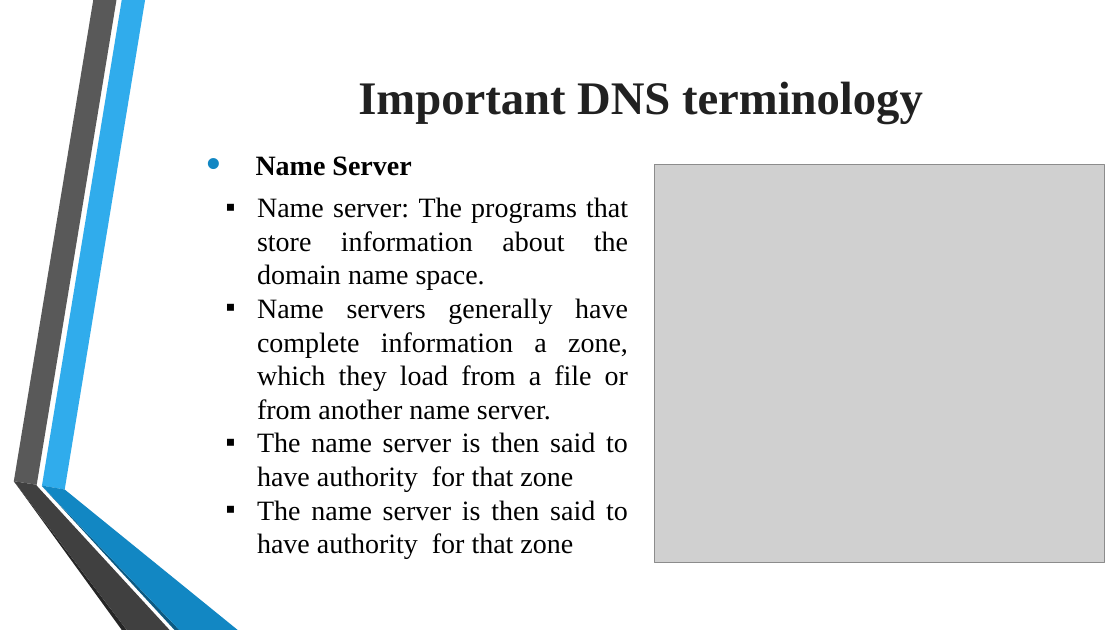
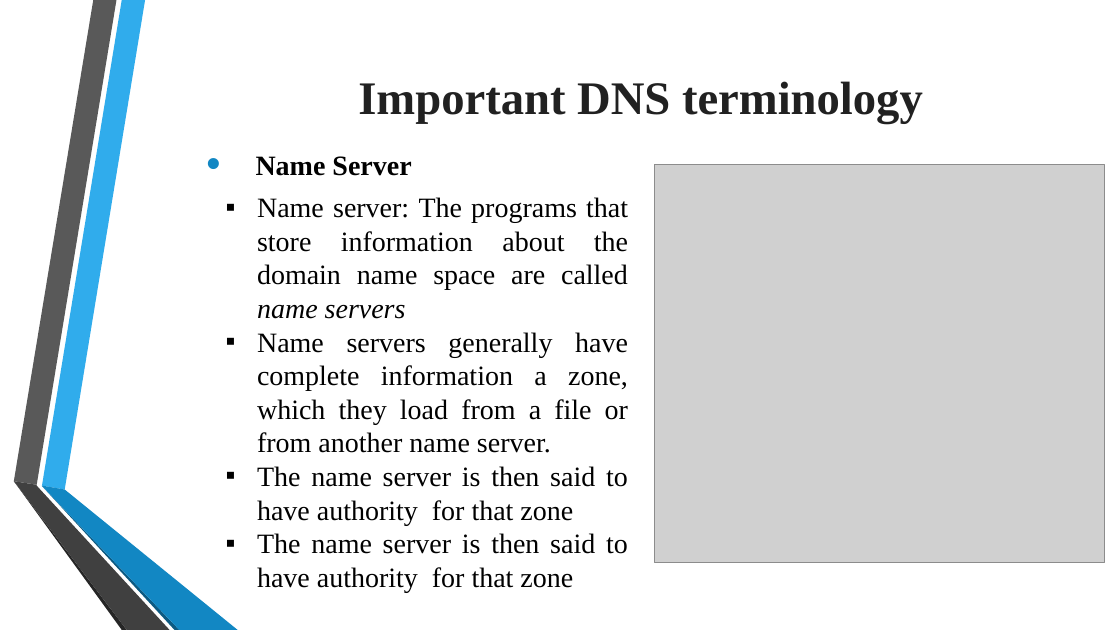
Before and after one commit to tiendatdk3493/Tai_Lieu, a slide deck: slide 9 of Domain Name System (DNS).pptx. Drawn at 1120x630 pixels with LibreOffice and Linux fonts; fonts in the diff are those of the drawing; grey boxes stand for pictures; background and template pictures are left out. Boxes give left, top, right and bottom in pixels: in the first picture for what was removed or moved away, otherwise in the second. Text is boxed around its words. In the diff, an @@ line names an element or a change of style, - is before the commit and + after.

```diff
--- a/Domain Name System (DNS).pptx
+++ b/Domain Name System (DNS).pptx
@@ text at [257,197,628,319]: text changed @@
-  ▪ Name server: The programs that store information about the domain name space.
+  ▪ Name server: The programs that store information about the domain name space are called name servers
```
Also in this commit, not shown: 4 other slides changed, 13 slides added, 2 slides removed.
